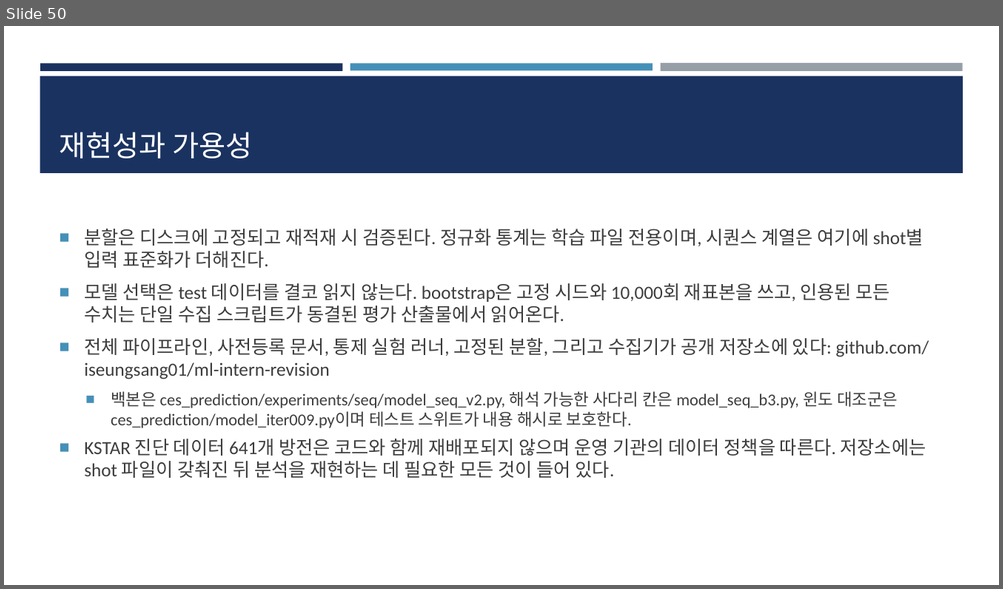
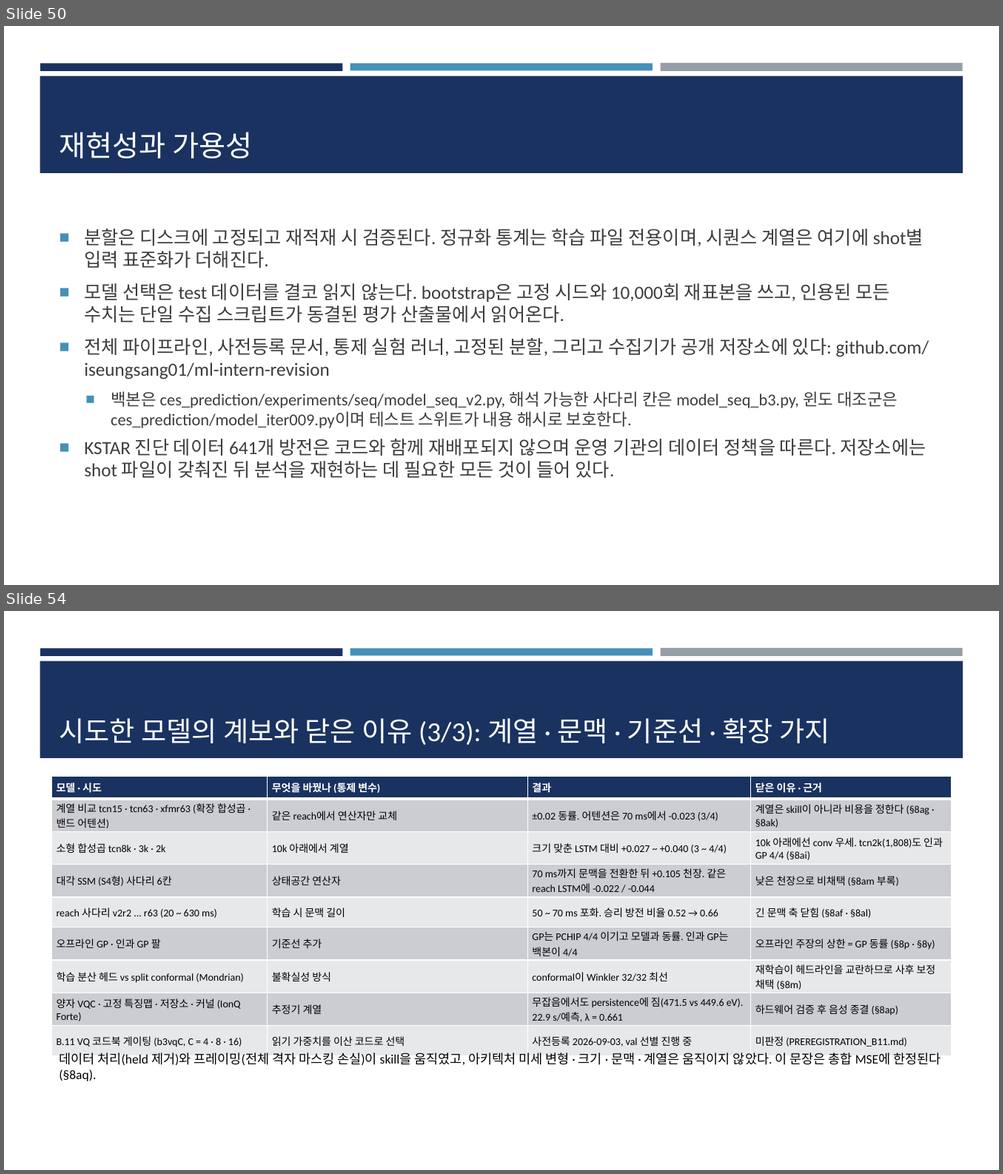
Before and after one commit to iseungsang01/ml-intern-revision, a slide deck: docs/presentation/KSTAR_CES_졸논정리_논문흐름.pptx. Shown one above the other, each under a label of ours: slide 50 before the commit, slides 50 and 54 after it; the slides between them are not shown. The pictures are 1003x589 and 1003x1174 pixels, drawn with LibreOffice and Linux fonts; fonts in the diff are those of the drawing. Boxes give left, top, right and bottom in pixels: in the first picture for what was removed or moved away, otherwise in the second. Text is boxed around its words. In the diff, an @@ line names an element or a change of style, - is before the commit and + after.

Commit message:
Add an appendix that says what was tried, what closed it, and what the literature points at
The decks recorded the confirmed results but never the graveyard: eight months of
controlled experiments produced twenty verdicts that only THESIS_RESULTS.md §8 held.
Appendix A now carries them as three tables (window family, sequence family, then
operator/context/baseline/branch), each row naming its controlled variable, its
result and the section that closed it.

The other four appendix slides are the 2026-09-05 survey: fusion diagnostic-to-
diagnostic work is still memoryless MLPs and masked autoencoders, the general
time-series and sensor literature reaches the same verdicts this repository reached
by experiment, five structurally isomorphic fields repeat the same lesson, and the
open axes are the loss, the gate and the inputs -- not expressivity, which §8aa,
§8ag and §8aq closed three times.

Rotation is written as an open question with the measurements that would move it,
never as a closed negative.

Both decks read the same appendix_content.py so their wording cannot drift, and
build_pptx.py gains table_fit() for rows that carry sentences instead of labels;
table() is untouched, so the other decks are unaffected. All five decks rebuild
with FIT WARNING 0 and pytest stays at 46 passed.

```diff
--- a/docs/presentation/KSTAR_CES_졸논정리_논문흐름.pptx
+++ b/docs/presentation/KSTAR_CES_졸논정리_논문흐름.pptx
@@ slide 54 added at (x1=4, y1=611, x2=999, y2=1170), background #FFFFFF; not listed: 4 template elements that a slide beside it also shows @@
@@ title added at (x1=60, y1=718, x2=829, y2=745), 26.5 pt, text #FFFFFF @@
+시도한 모델의 계보와 닫은 이유 (3/3): 계열 · 문맥 · 기준선 · 확장 가지
@@ table added at (x1=52, y1=777, x2=951, y2=1051), 9 rows, 4 columns @@
+모델 · 시도 | 무엇을 바꿨나 (통제 변수) | 결과 | 닫은 이유 · 근거
+계열 비교 tcn15 · tcn63 · xfmr63 (확장 합성곱 · 밴드 어텐션) | 같은 reach에서 연산자만 교체 | ±0.02 동률. 어텐션은 70 ms에서 -0.023 (3/4) | 계열은 skill이 아니라 비용을 정한다 (§8ag · §8ak)
+소형 합성곱 tcn8k · 3k · 2k | 10k 아래에서 계열 | 크기 맞춘 LSTM 대비 +0.027 ~ +0.040 (3 ~ 4/4) | 10k 아래에선 conv 우세. tcn2k(1,808)도 인과 GP 4/4 (§8ai)
+대각 SSM (S4형) 사다리 6칸 | 상태공간 연산자 | 70 ms까지 문맥을 전환한 뒤 +0.105 천장. 같은 reach LSTM에 -0.022 / -0.044 | 낮은 천장으로 비채택 (§8am 부록)
+reach 사다리 v2r2 ... r63 (20 ~ 630 ms) | 학습 시 문맥 길이 | 50 ~ 70 ms 포화. 승리 방전 비율 0.52 → 0.66 | 긴 문맥 축 닫힘 (§8af · §8al)
+오프라인 GP · 인과 GP 팔 | 기준선 추가 | GP는 PCHIP 4/4 이기고 모델과 동률. 인과 GP는 백본이 4/4 | 오프라인 주장의 상한 = GP 동률 (§8p · §8y)
+학습 분산 헤드 vs split conformal (Mondrian) | 불확실성 방식 | conformal이 Winkler 32/32 최선 | 재학습이 헤드라인을 교란하므로 사후 보정 채택 (§8m)
+양자 VQC · 고정 특징맵 · 저장소 · 커널 (IonQ Forte) | 추정기 계열 | 무잡음에서도 persistence에 짐(471.5 vs 449.6 eV). 22.9 s/예측, λ = 0.661 | 하드웨어 검증 후 음성 종결 (§8ap)
+B.11 VQ 코드북 게이팅 (b3vqC, C = 4 · 8 · 16) | 읽기 가중치를 이산 코드로 선택 | 사전등록 2026-09-03, val 선별 진행 중 | 미판정 (PREREGISTRATION_B11.md)
@@ text added at (x1=59, y1=1053, x2=940, y2=1082), 12.5 pt, text #000000 @@
+데이터 처리(held 제거)와 프레이밍(전체 격자 마스킹 손실)이 skill을 움직였고, 아키텍처 미세 변형 · 크기 · 문맥 · 계열은 움직이지 않았다. 이 문장은 총합 MSE에 한정된다(§8aq).
```
Also in this commit, not shown: 8 other slides added, 8 other files.
